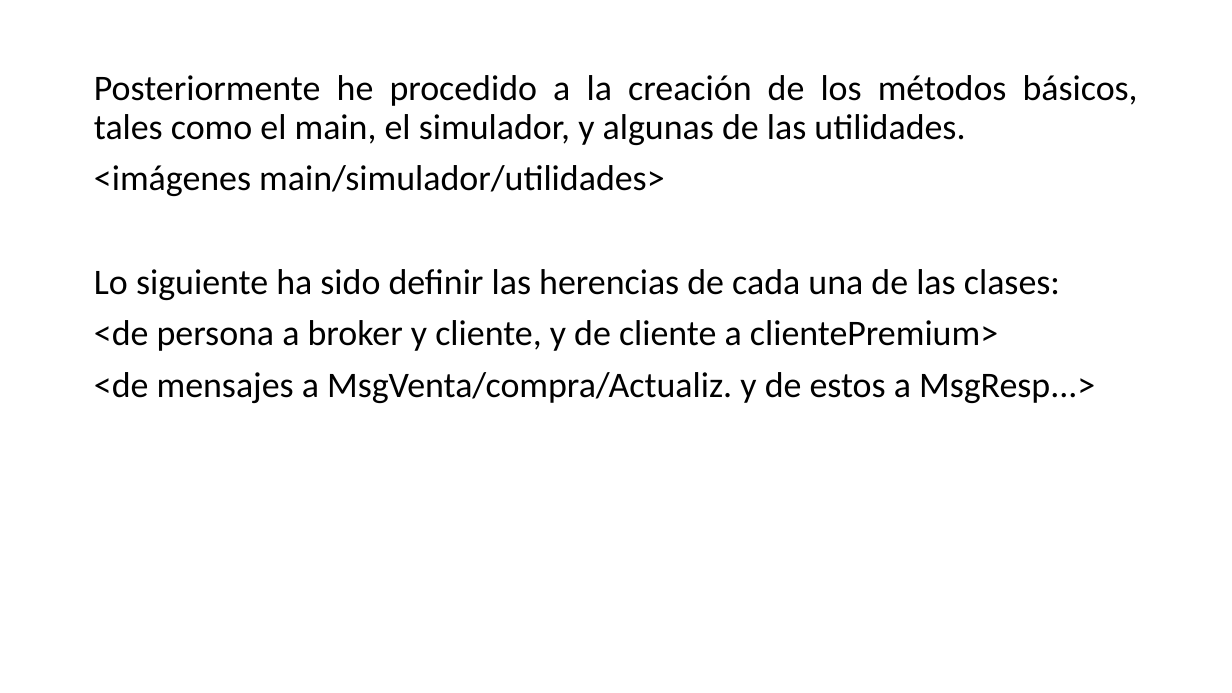
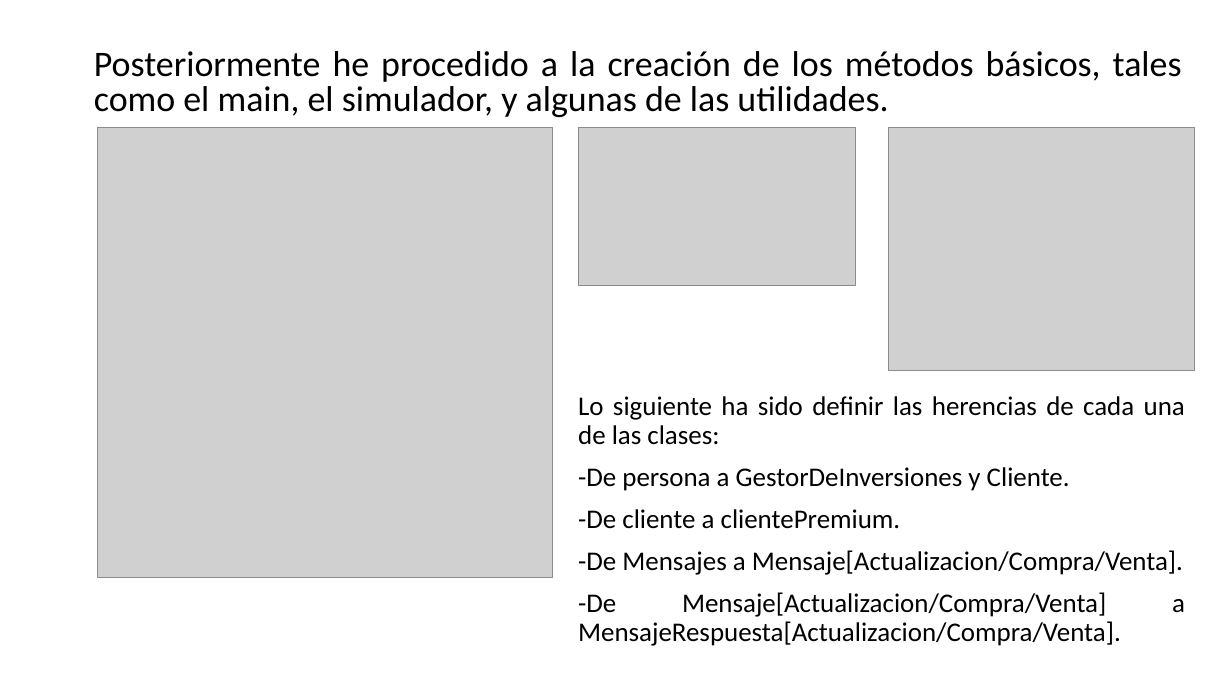
Before and after one commit to IhoFenixMFS/pracPOOjun18, a slide deck: slide 6 of poo.pptx. Drawn at 1232x693 pixels with LibreOffice and Linux fonts; fonts in the diff are those of the drawing; grey boxes stand for pictures. Boxes give left, top, right and bottom in pixels: in the first picture for what was removed or moved away, otherwise in the second. Text is boxed around its words. In the diff, an @@ line names an element or a change of style, - is before the commit and + after.

```diff
--- a/poo.pptx
+++ b/poo.pptx
@@ text "Posteriormente he procedido a la ...": place and size @@
-text "Posteriormente he procedido a la ..." at <box>94,75,1138,403</box>
+text "Posteriormente he procedido a la ..." at <box>94,51,1182,117</box>
@@ text "Posteriormente he procedido a la ..." at <box>94,51,1182,117</box>: line spacing 0.9 to 0.8 @@
@@ picture added at <box>98,128,554,578</box> @@
@@ picture added at <box>579,128,856,286</box> @@
@@ picture added at <box>888,128,1195,371</box> @@
@@ text at <box>94,165,1095,403</box>: paragraphs removed @@
-<imágenes main/simulador/utilidades>
-Lo siguiente ha sido definir las herencias de cada una de las clases:
-<de persona a broker y cliente, y de cliente a clientePremium>
-<de mensajes a MsgVenta/compra/Actualiz. y de estos a MsgResp...>
@@ text added at <box>578,396,1185,646</box>, 21 pt, text #000000 @@
+Lo siguiente ha sido definir las herencias de cada una de las clases:
+-De persona a GestorDeInversiones y Cliente.
+-De cliente a clientePremium.
+-De Mensajes a Mensaje[Actualizacion/Compra/Venta].
+-De Mensaje[Actualizacion/Compra/Venta] a MensajeRespuesta[Actualizacion/Compra/Venta].
```
Also in this commit, not shown: 2 other slides changed, 4 other files.
